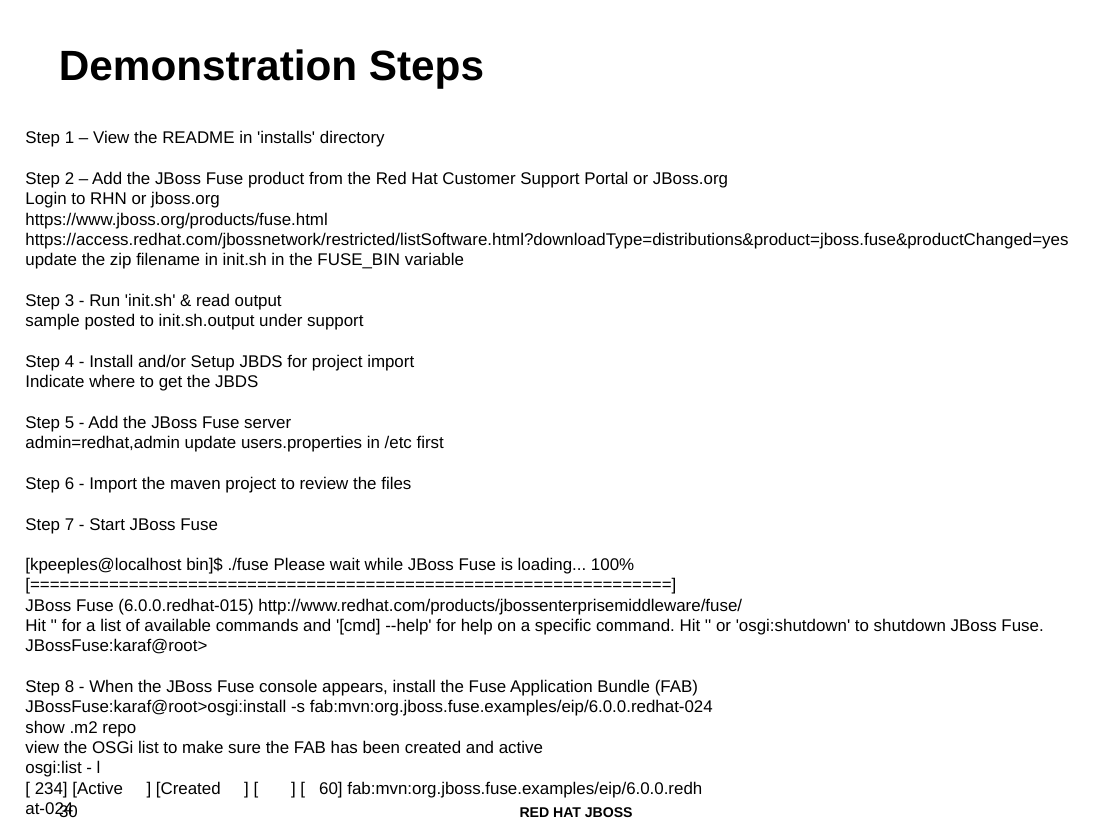
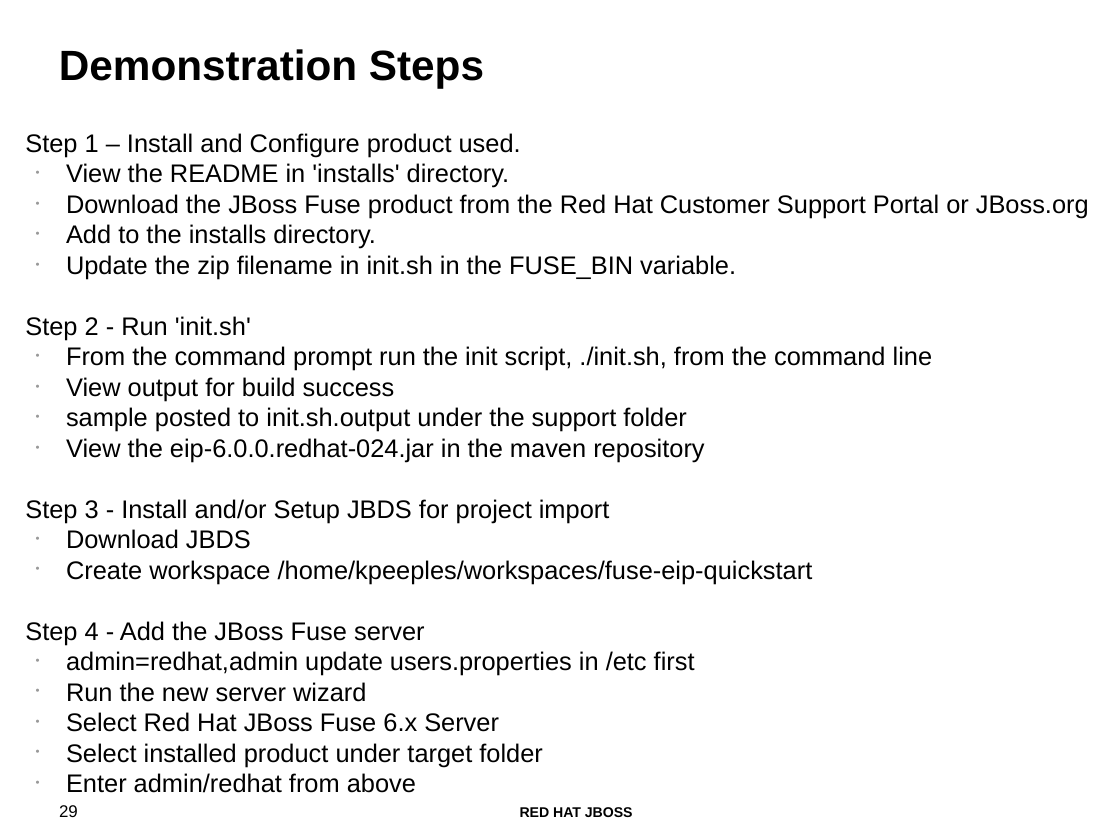
Before and after one commit to ikarus2k/fuse-eip-quickstart, a slide deck: slide 29 of webinar 04162013 - Getting started with Fuse.odp (slide 30 before the commit). Drawn at 1120x840 pixels with LibreOffice and Linux fonts; fonts in the diff are those of the drawing; background and template pictures are left out. Boxes give left, top, right and bottom in pixels: in the first picture for what was removed or moved away, otherwise in the second. Text is boxed around its words. In the diff, an @@ line names an element or a change of style, - is before the commit and + after.

```diff
--- a/webinar 04162013 - Getting started with Fuse.odp
+++ b/webinar 04162013 - Getting started with Fuse.odp
@@ text at (x1=25, y1=133, x2=1089, y2=645): text changed; size 12 to 18 pt @@
-Step 1 – View the README in 'installs' directory
-Step 2 – Add the JBoss Fuse product from the Red Hat Customer Support Portal or JBoss.org
-Login to RHN or jboss.org
-https://www.jboss.org/products/fuse.html
-https://access.redhat.com/jbossnetwork/restricted/listSoftware.html?downloadType=distributions&product=jboss.fuse&productChanged=yes
-update the zip filename in init.sh in the FUSE_BIN variable
-Step 3 - Run 'init.sh' & read output
-sample posted to init.sh.output under support
-Step 4 - Install and/or Setup JBDS for project import
-Indicate where to get the JBDS
-Step 5 - Add the JBoss Fuse server
+Step 1 – Install and Configure product used.
+• View the README in 'installs' directory.
+• Download the JBoss Fuse product from the Red Hat Customer Support Portal or JBoss.org
+• Add to the installs directory.
+• Update the zip filename in init.sh in the FUSE_BIN variable.
+Step 2 - Run 'init.sh'
+• From the command prompt run the init script, ./init.sh, from the command line
+• View output for build success
+• sample posted to init.sh.output under the support folder
+• View the eip-6.0.0.redhat-024.jar in the maven repository
+Step 3 - Install and/or Setup JBDS for project import
+• Download JBDS
+• Create workspace /home/kpeeples/workspaces/fuse-eip-quickstart
+Step 4 - Add the JBoss Fuse server
@@ text at (x1=66, y1=651, x2=695, y2=676): size 12 to 18 pt in "admin=redhat,admin update users.properties in /etc first"; bullet none to • @@
@@ text at (x1=66, y1=682, x2=543, y2=793): text changed; size 12 to 18 pt @@
-Step 6 - Import the maven project to review the files
-Step 7 - Start JBoss Fuse
-[kpeeples@localhost bin]$ ./fuse Please wait while JBoss Fuse is loading... 100% [=================================================================]
-JBoss Fuse (6.0.0.redhat-015) http://www.redhat.com/products/jbossenterprisemiddleware/fuse/
-Hit '' for a list of available commands and '[cmd] --help' for help on a specific command. Hit '' or 'osgi:shutdown' to shutdown JBoss Fuse.
-JBossFuse:karaf@root>
-Step 8 - When the JBoss Fuse console appears, install the Fuse Application Bundle (FAB)
-JBossFuse:karaf@root>osgi:install -s fab:mvn:org.jboss.fuse.examples/eip/6.0.0.redhat-024
-show .m2 repo
-view the OSGi list to make sure the FAB has been created and active
-osgi:list - l
-[ 234] [Active ] [Created ] [ ] [ 60] fab:mvn:org.jboss.fuse.examples/eip/6.0.0.redh
-at-024
+• Run the new server wizard
+• Select Red Hat JBoss Fuse 6.x Server
+• Select installed product under target folder
+• Enter admin/redhat from above
@@ page number at (x1=59, y1=805, x2=78, y2=817): text changed @@
-30
+29
```
Also in this commit, not shown: 5 other slides changed, 1 slide added, 1 slide removed.
